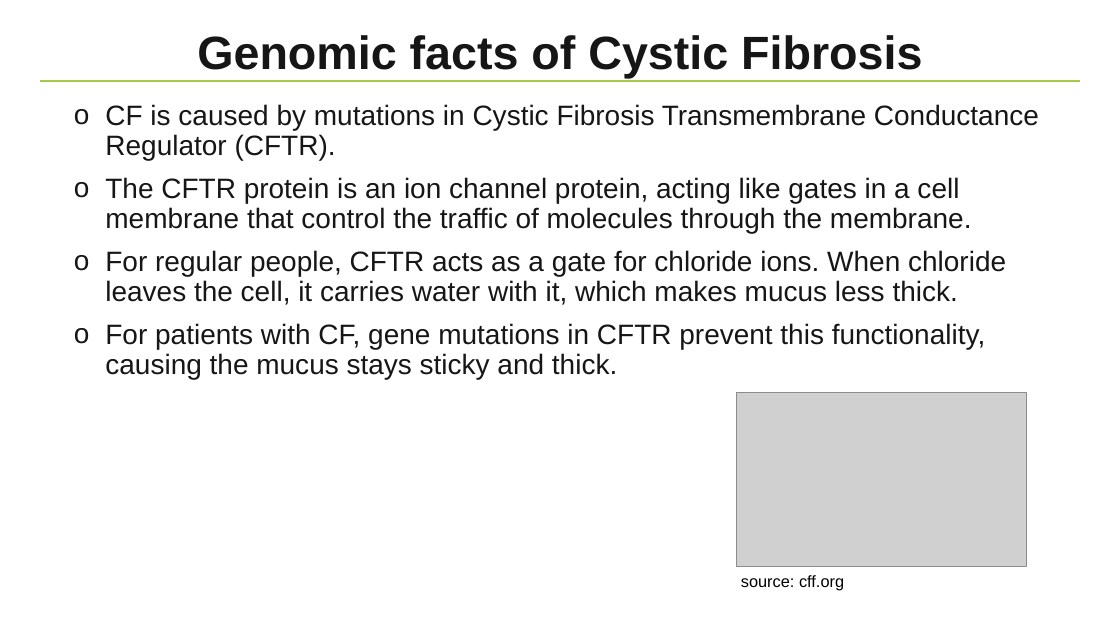
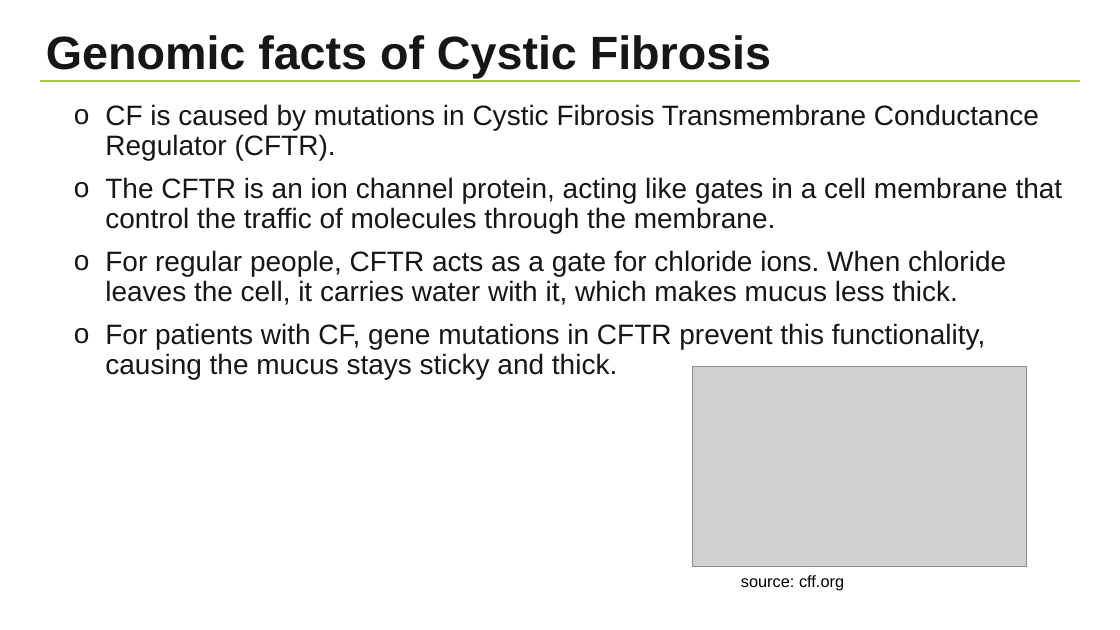
Before and after one commit to NBISweden/workshop-python, a slide deck: slide 4 of lectures/Project.pptx. Drawn at 1120x630 pixels with LibreOffice and Linux fonts; fonts in the diff are those of the drawing; grey boxes stand for pictures; background and template pictures are left out. Boxes give left, top, right and bottom in pixels: in the first picture for what was removed or moved away, otherwise in the second. Text is boxed around its words. In the diff, an @@ line names an element or a change of style, - is before the commit and + after.

```diff
--- a/lectures/Project.pptx
+++ b/lectures/Project.pptx
@@ title "Genomic facts of Cystic Fibrosis" at (x1=46, y1=35, x2=771, y2=78): alignment centre to left @@
@@ text at (x1=105, y1=177, x2=1063, y2=233): text changed @@
-o The CFTR protein is an ion channel protein, acting like gates in a cell membrane that control the traffic of molecules through the membrane.
+o The CFTR is an ion channel protein, acting like gates in a cell membrane that control the traffic of molecules through the membrane.
@@ picture resized from (x1=736, y1=393, x2=1026, y2=567) to (x1=692, y1=366, x2=1027, y2=567) @@
```
Also in this commit, not shown: 11 other slides changed, 2 slides added, 1 other file.
